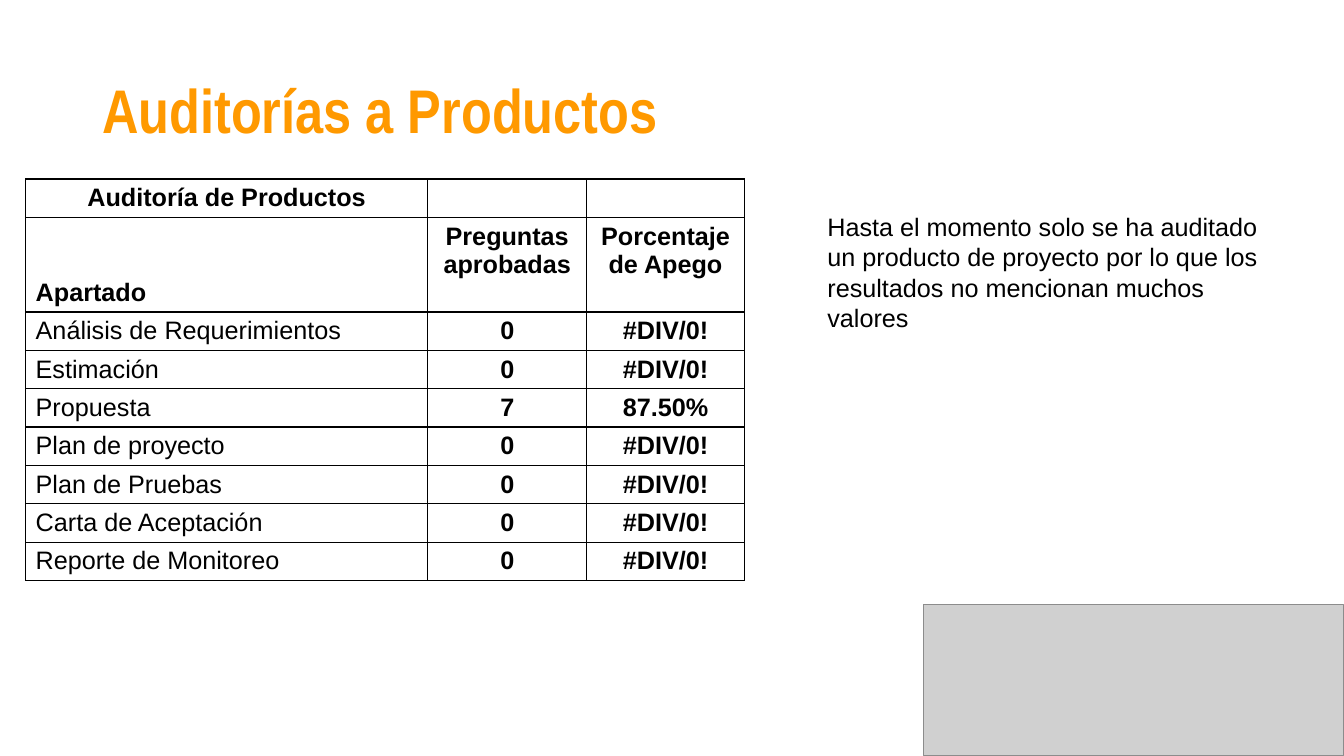
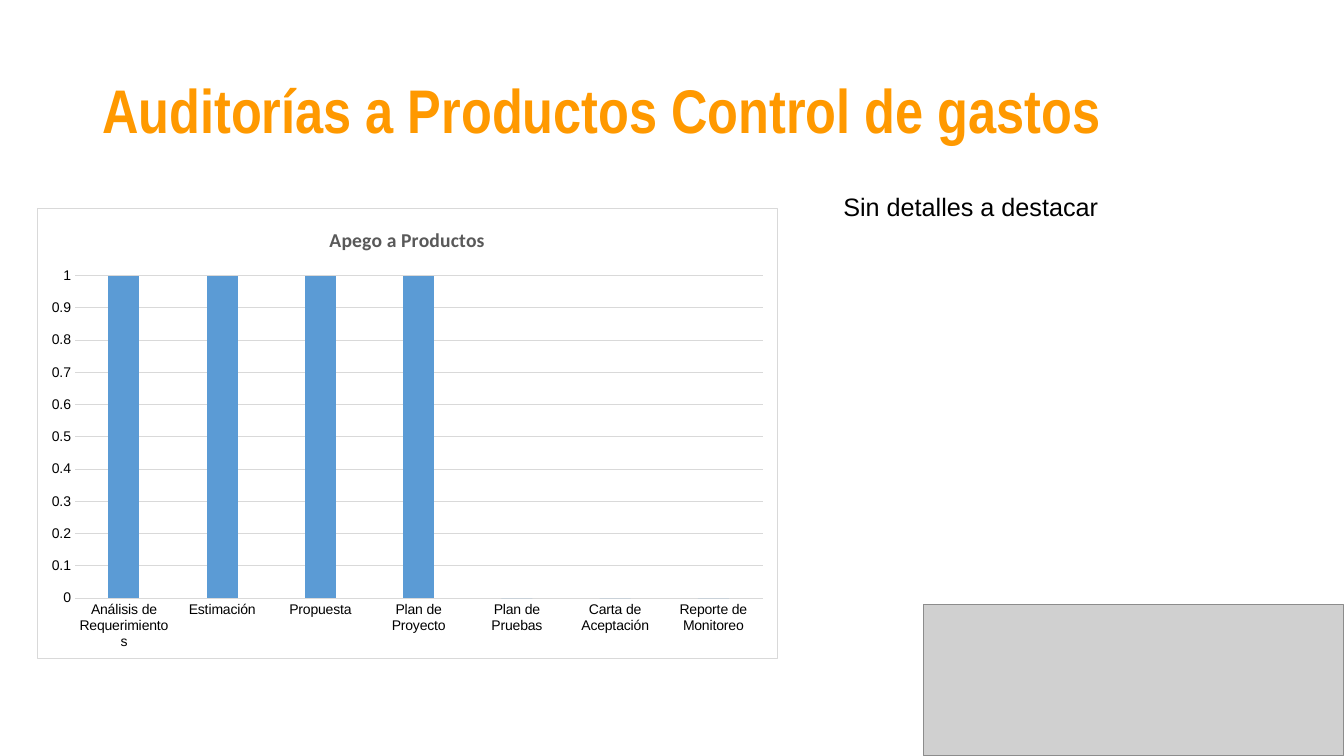
Before and after one commit to jovannyzepeda/Bisoltec, a slide deck: slide 16 of Organizacional/06. Medición y Monitoreo/2016/Bisoltec-ReporteMonitoreo.pptx (slide 17 before the commit). Drawn at 1344x756 pixels with LibreOffice and Linux fonts; fonts in the diff are those of the drawing; grey boxes stand for pictures. Boxes give left, top, right and bottom in pixels: in the first picture for what was removed or moved away, otherwise in the second. Text is boxed around its words. In the diff, an @@ line names an element or a change of style, - is before the commit and + after.

Commit message:
Concentrado de metricas, reporte de monitoreo y minuta abril 15

```diff
--- a/Organizacional/06. Medición y Monitoreo/2016/Bisoltec-ReporteMonitoreo.pptx
+++ b/Organizacional/06. Medición y Monitoreo/2016/Bisoltec-ReporteMonitoreo.pptx
@@ text at (102,87,1101,144): text changed @@
-Auditorías a Productos
+Auditorías a Productos Control de gastos
@@ table removed at (25,179,744,579), 9 rows, 3 columns @@
-Auditoría de Productos |  | 
-Apartado | Preguntas aprobadas | Porcentaje de Apego
-Análisis de Requerimientos | 0 | #DIV/0!
-Estimación | 0 | #DIV/0!
-Propuesta | 7 | 87.50%
-Plan de proyecto | 0 | #DIV/0!
-Plan de Pruebas | 0 | #DIV/0!
-Carta de Aceptación | 0 | #DIV/0!
-Reporte de Monitoreo | 0 | #DIV/0!
@@ column chart added at (36,208,777,658) @@
+title "Apego a Productos"
+categories: Análisis de Requerimientos, Estimación, Propuesta, Plan de Proyecto, Plan de Pruebas, Carta de Aceptación, Reporte de Monitoreo
+Series 1: 1, 1, 1, 1, -, -, -
@@ text added at (843,197,1098,217), 18 pt, text #000000 @@
+Sin detalles a destacar
@@ text removed at (827,217,1258,328) @@
-Hasta el momento solo se ha auditado un producto de proyecto por lo que los resultados no mencionan muchos valores
```
Also in this commit, not shown: 10 other slides changed, 14 slides added, 8 slides removed, 3 other files.
